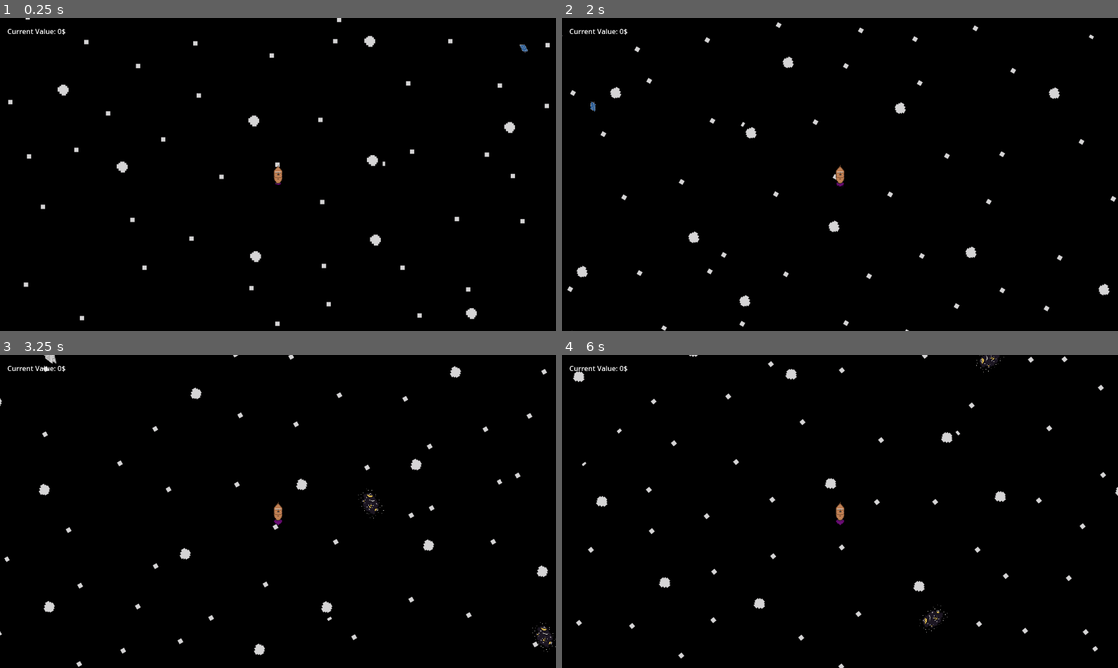
Above: before the commit, frames 1-4 (two rows, left to right).
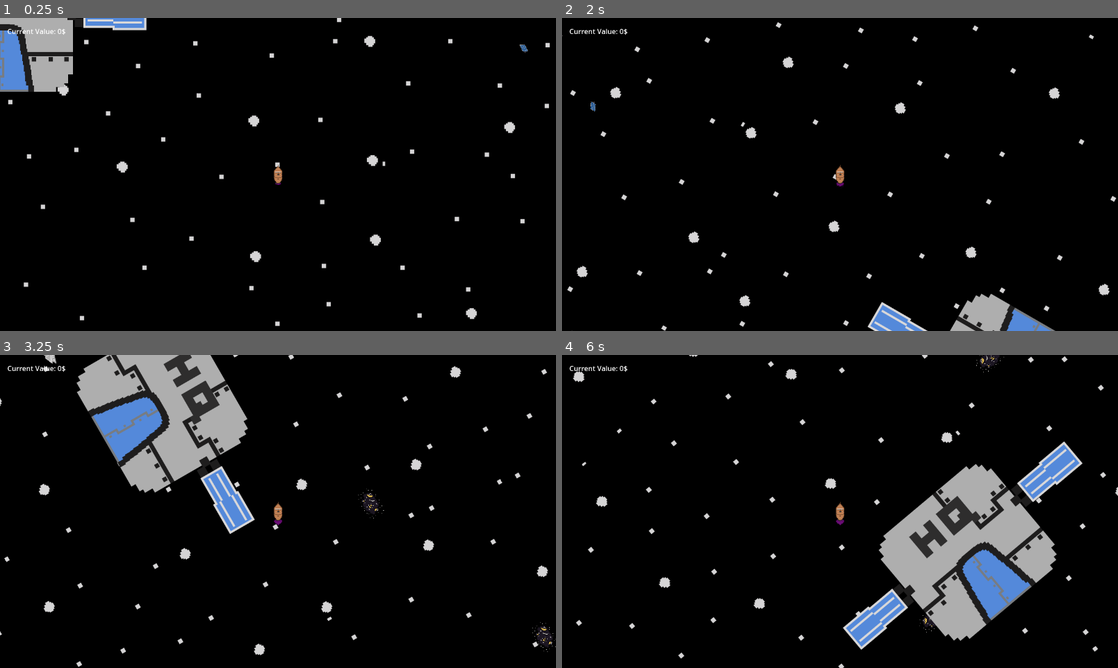
Above: after the commit, the same moments.

Repository: CarterHorton/starrrboard-HO
Game: Godot game, scene res://scenes/game.tscn
The game is run twice, just before and just after one commit, with the same random seed, the same clock (stepped at 60 frames per second) and the same inputs.
Inputs:
- Up to frame 1 (0.25 s): no input
- Up to frame 2 (2 s): tap Enter at 0.5 s; hold Right (rotate_right) 0.53-1.28 s; hold Space (shoot) 0.53-1.28 s; hold Down (move_backward) from 1.28 s (still down); tap Space (shoot) at 1.35 s
- Up to frame 3 (3.25 s): release Down (move_backward) at 2.03 s; hold Right (rotate_right) 2.03-2.78 s; hold Space (shoot) 2.03-2.78 s; hold Up (move_forward) from 2.78 s (still down); tap Space (shoot) at 2.85 s
- Up to frame 4 (6 s): release Up (move_forward) at 3.53 s; hold Space (shoot) 3.53-4.28 s; hold Left (rotate_left) 3.53-5.03 s; tap Space (shoot) at 4.35, 5.85 s; hold Down (move_backward) 5.03-5.78 s; hold Space (shoot) 5.03-5.78 s; hold Right (rotate_right) from 5.78 s (still down)

The runs differ from the first frame. In frame 1, 3.4% of the frame differs, in the area x 0-27%, y 0-24%; in frame 2, 1.8%; in frame 3, 11%; in frame 4, 13%, in the area x 50-94%, y 27-95%.

Commit message:
wip shop

Diff:
--- a/starrrboard,-ho!/scenes/game.tscn
+++ b/starrrboard,-ho!/scenes/game.tscn
@@ -8,6 +8,7 @@
 [ext_resource type="Texture2D" uid="uid://bwrqkqx3vm210" path="res://assets/pictures/ScrapTexture3.png" id="5_iywne"]
 [ext_resource type="Texture2D" uid="uid://3mklcukacxy8" path="res://assets/pictures/ScrapTexture2.png" id="5_p57ef"]
 [ext_resource type="Script" uid="uid://cj4it1iguw2w0" path="res://scenes/game_manager.gd" id="6_p57ef"]
+[ext_resource type="PackedScene" uid="uid://vreyqjrywpio" path="res://scenes/hub.tscn" id="9_0tnpc"]
 
 [node name="game" type="Node2D"]
 position = Vector2(642, 356)
@@ -76,3 +77,6 @@
 custom_Texture = ExtResource("5_p57ef")
 
 [node name="lasers" type="Node" parent="."]
+
+[node name="Area2D" parent="." instance=ExtResource("9_0tnpc")]
+position = Vector2(-646, -338)
--- /dev/null
+++ b/starrrboard,-ho!/scenes/hub.tscn
@@ -0,0 +1,15 @@
+[gd_scene load_steps=3 format=3 uid="uid://vreyqjrywpio"]
+
+[ext_resource type="Texture2D" uid="uid://cogq60kpwjbvg" path="res://assets/pictures/MainHub.png" id="1_qssp3"]
+
+[sub_resource type="ConvexPolygonShape2D" id="ConvexPolygonShape2D_d1od2"]
+points = PackedVector2Array(344, 5, 343, -59, 176, -57, 173, -162, -160, -163, -154, -48, -315, -51, -319, 4, -155, 0, -156, 149, 174, 148, 175, -1)
+
+[node name="hub" type="Area2D"]
+
+[node name="Sprite2D" type="Sprite2D" parent="."]
+position = Vector2(0, -68)
+texture = ExtResource("1_qssp3")
+
+[node name="CollisionShape2D" type="CollisionShape2D" parent="."]
+shape = SubResource("ConvexPolygonShape2D_d1od2")
--- /dev/null
+++ b/starrrboard,-ho!/scenes/shop.tscn
@@ -0,0 +1,72 @@
+[gd_scene load_steps=3 format=3 uid="uid://dgxsx1stsj8m5"]
+
+[ext_resource type="Texture2D" uid="uid://d0k4e64cb6bvv" path="res://assets/pictures/TempShop.png" id="1_lx5au"]
+[ext_resource type="Script" uid="uid://dtxeru1fmnb5m" path="res://scripts/shop.gd" id="1_xfvoa"]
+
+[node name="Shop" type="Control"]
+layout_mode = 3
+anchors_preset = 15
+anchor_right = 1.0
+anchor_bottom = 1.0
+grow_horizontal = 2
+grow_vertical = 2
+script = ExtResource("1_xfvoa")
+
+[node name="Parallax2D" type="Parallax2D" parent="."]
+
+[node name="Sprite2D" type="Sprite2D" parent="Parallax2D"]
+position = Vector2(639.5, 361)
+scale = Vector2(0.66510415, 0.67222226)
+texture = ExtResource("1_lx5au")
+
+[node name="HBoxContainer" type="HBoxContainer" parent="."]
+layout_mode = 0
+offset_left = 262.0
+offset_top = 556.0
+offset_right = 1046.0
+offset_bottom = 616.0
+theme_override_constants/separation = 175
+
+[node name="Button" type="Button" parent="HBoxContainer"]
+layout_mode = 2
+text = "Faster Fire Rate"
+
+[node name="Button2" type="Button" parent="HBoxContainer"]
+layout_mode = 2
+text = "Faster Ship Speed"
+
+[node name="Button3" type="Button" parent="HBoxContainer"]
+layout_mode = 2
+text = "Feed the Black Hole"
+
+[node name="HBoxContainer2" type="HBoxContainer" parent="."]
+layout_mode = 0
+offset_left = 595.0
+offset_top = 380.0
+offset_right = 740.0
+offset_bottom = 440.0
+theme_override_constants/separation = 175
+
+[node name="Button2" type="Button" parent="HBoxContainer2"]
+layout_mode = 2
+text = "Sell Scrap"
+
+[node name="Node" type="Node" parent="."]
+
+[node name="scrap" type="Label" parent="Node"]
+offset_left = 602.0
+offset_top = 447.0
+offset_right = 662.0
+offset_bottom = 470.0
+
+[node name="fire" type="Label" parent="Node"]
+offset_right = 40.0
+offset_bottom = 23.0
+
+[node name="ship" type="Label" parent="Node"]
+offset_right = 40.0
+offset_bottom = 23.0
+
+[node name="blackhole" type="Label" parent="Node"]
+offset_right = 40.0
+offset_bottom = 23.0
--- /dev/null
+++ b/starrrboard,-ho!/scripts/shop.gd
@@ -0,0 +1 @@
+extends Control
Binary file added: starrrboard,-ho!/assets/audio/tempShop.png
Not shown, added: starrrboard,-ho!/assets/audio/tempShop.png.import
Binary file added: starrrboard,-ho!/assets/pictures/TempShop.png
Not shown, added: starrrboard,-ho!/assets/pictures/TempShop.png.import
Not shown: 1 places in starrrboard,-ho!/scenes/game.tscn that only renumber resources
Not shown, added: starrrboard,-ho!/scripts/shop.gd.uid
